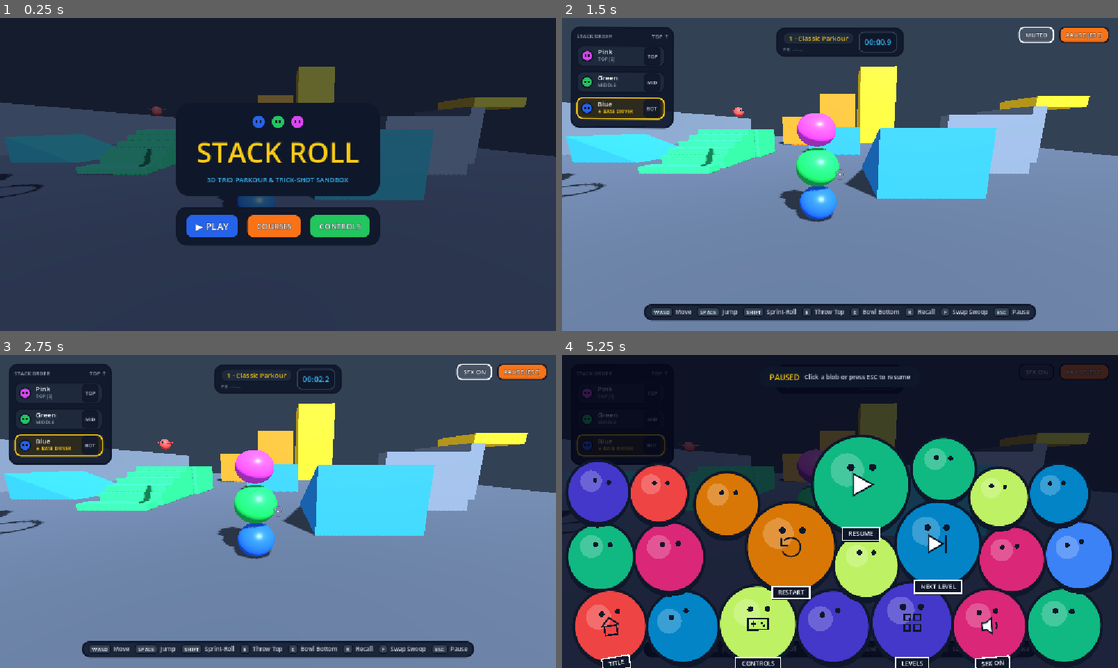
Above: before the commit, frames 1-4 (two rows, left to right).
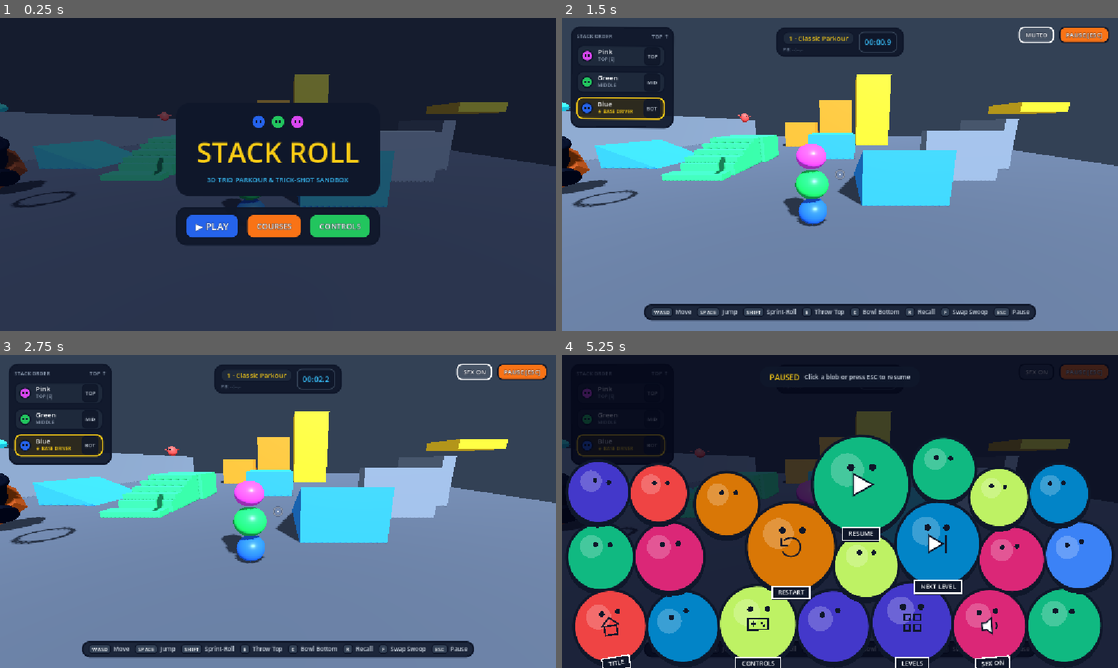
Above: after the commit, the same moments.

Repository: freeeked/godotgame
Game: Godot game, scene res://main.tscn
Two runs of this game, one before a commit and one after it. Both use one fixed random seed, a clock stepped at 60 frames per second and the inputs below.
Inputs (mouse positions are in pixels of both pictures, inside the frame that each line leads up to):
- Up to frame 1 (0.25 s): no input
- Up to frame 2 (1.5 s): click "▶ PLAY" at 0.5 s; click "SFX ON" at 1.25 s
- Up to frame 3 (2.75 s): click "MUTED" at 2 s
- Up to frame 4 (5.25 s): click "PAUSE [ESC]" at 2.75 s; move the mouse to (962, 495) at 3.52 s; hold D (move_right) 3.53-4.25 s; hold Q (center_camera) 3.53-4.25 s; click (962, 495) at 3.67 s; tap E (eject) at 3.8 s; drag from (728, 527) to (812, 574) at 4.27 s; move the mouse to (895, 442) at 5.02 s; hold D (move_right) from 5.03 s (still down); tap V at 5.1 s; click (895, 442) at 5.17 s

The runs differ from the first frame. In frame 1, 7.9% of the frame differs, in the area x 0-100%, y 15-61%; in frame 2, 13%; in frame 3, 13%, in the area x 0-100%, y 15-67%; in frame 4, 3.1%.

Commit message:
new cameras 4 options

Diff:
--- a/scripts/test_main.gd
+++ b/scripts/test_main.gd
@@ -2,14 +2,16 @@
 
 @onready var player_stack: PlayerStack = get_node_or_null("PlayerStack") as PlayerStack
 
-enum CameraFeelMode {
-	SNAPPY = 0,
-	CINEMATIC_FLUID = 1,
+enum CameraFramingStyle {
+	WIDE_OTS = 0,         # Option 1: Wider Splatoon/Ratchet over-the-shoulder offset
+	ODYSSEY_HIGH = 1,     # Option 2: Centered Mario Odyssey camera elevated above top blob
+	DYNAMIC_STACK = 2,    # Option 3: Auto-scales framing with stack count & sprint-roll state
+	ACTION_AIM_SPLIT = 3, # Option 4: Wide platforming view; tightens to OTS on RMB aim or ejected blob
 }
 
-@export_group("Camera Mode & Controls")
-## Active camera preset (SNAPPY for tight platforming, CINEMATIC_FLUID for looser drift and heavier momentum feel).
-@export var camera_mode: CameraFeelMode = CameraFeelMode.SNAPPY
+@export_group("Camera Framing & Controls")
+## Select which camera framing style to use in the editor.
+@export var framing_style: CameraFramingStyle = CameraFramingStyle.DYNAMIC_STACK
 ## Mouse look rotation speed in radians per pixel of cursor movement.
 @export var orbit_sensitivity: float = 0.0034
 ## Keyboard camera rotation speed (I/J/K/L or orbit actions) in radians per second.
@@ -17,7 +19,7 @@
 ## Closest zoom distance (meters) allowed when scrolling in with the mouse wheel.
 @export var min_zoom_distance: float = 4.5
 ## Farthest zoom distance (meters) allowed when scrolling out with the mouse wheel.
-@export var max_zoom_distance: float = 15.0
+@export var max_zoom_distance: float = 16.0
 ## Distance change (meters) applied per mouse wheel scroll notch.
 @export var zoom_step: float = 0.95
 ## Gentle yaw assist (rad/s) when strafing perpendicular to camera (0.0 prevents unwanted horizon drift).
@@ -25,74 +27,79 @@
 ## How long (seconds) manual look input suppresses auto-assist and extra horizon tilt.
 @export var manual_look_grace_time: float = 0.85
 
+@export_group("Core Camera Feel")
+## Critically damped horizontal spring frequency (higher = tighter lock, lower = more elastic surge).
+@export var spring_freq: float = 19.0
+## Vertical tracking smoothing speed toward the grounded floor baseline.
+@export var vert_smooth: float = 9.0
+## Rotational smoothing speed for yaw/pitch orbit (higher = closer to raw 1:1 mouse response).
+@export var orbit_smooth: float = 46.0
+## Smoothing speed when interpolating zoom distance changes.
+@export var zoom_smooth: float = 14.0
+## Smoothing speed when blending between dynamic camera framing states (Options 3 & 4).
+@export var framing_blend_speed: float = 7.5
+## Velocity look-ahead multiplier shifting the aim frame gently on bursts/skids.
+@export var velocity_lead: float = 0.06
+## Forward distance (meters) along camera facing that the look target projects ahead.
+@export var look_ahead_forward: float = 1.8
+## Maximum camera roll tilt (degrees) when banking into turns.
+@export var bank_roll_deg: float = 0.75
+## Resting field of view (degrees) at normal movement speeds.
+@export var base_fov: float = 74.0
+## Peak field of view (degrees) during sprint-rolls, long jumps, swoops, or cannon boosts.
+@export var boost_fov: float = 79.0
+
+@export_group("Option 1 - Wide Over-The-Shoulder")
+@export var wide_ots_distance: float = 8.9
+@export var wide_ots_shoulder_x: float = 1.6
+@export var wide_ots_pivot_height: float = 1.65
+@export var wide_ots_look_height: float = 1.95
+@export var wide_ots_default_pitch: float = -0.15
+
+@export_group("Option 2 - Odyssey High Centered")
+@export var odyssey_distance: float = 9.4
+@export var odyssey_shoulder_x: float = 0.0
+@export var odyssey_pivot_height: float = 2.55
+@export var odyssey_look_height: float = 2.95
+@export var odyssey_default_pitch: float = -0.25
+
+@export_group("Option 3 - Dynamic Stack-Height")
+## Framing values when stacked 3 blobs tall.
+@export var dyn_tall_distance: float = 9.3
+@export var dyn_tall_shoulder_x: float = 1.45
+@export var dyn_tall_pivot_height: float = 2.35
+@export var dyn_tall_look_height: float = 2.65
+## Framing values when down to 1 blob or flat sprint-rolling.
+@export var dyn_low_distance: float = 7.0
+@export var dyn_low_shoulder_x: float = 0.85
+@export var dyn_low_pivot_height: float = 1.3
+@export var dyn_low_look_height: float = 1.55
+@export var dyn_default_pitch: float = -0.18
+
+@export_group("Option 4 - Action / Aim Split")
+## Relaxed platforming view when moving freely.
+@export var split_explore_distance: float = 9.6
+@export var split_explore_shoulder_x: float = 0.25
+@export var split_explore_pivot_height: float = 2.4
+@export var split_explore_look_height: float = 2.75
+## Tightened aim view when holding Right Mouse Button or while a blob is ejected.
+@export var split_aim_distance: float = 7.4
+@export var split_aim_shoulder_x: float = 1.55
+@export var split_aim_pivot_height: float = 1.65
+@export var split_aim_look_height: float = 1.9
+@export var split_default_pitch: float = -0.18
+
+@export_group("Wall Avoidance & Vertical Deadzone")
 ## Sphere-cast padding radius (meters) keeping the camera from clipping into walls and floors.
 @export var camera_collision_margin: float = 0.28
 ## How fast the camera tucks inward when blocked by a wall (higher = prevents clipping).
 @export var camera_collide_in_speed: float = 34.0
 ## How smoothly the camera glides back out after passing a wall corner (prevents flicker).
 @export var camera_collide_out_speed: float = 8.5
-
-@export_group("Grounded Vertical Hysteresis")
 ## Upward jump deadzone (meters) above last grounded height before camera rises to follow climbs.
 @export var vertical_deadzone_up: float = 2.6
 ## Downward drop deadzone (meters) below last grounded height before camera drops to follow falls.
 @export var vertical_deadzone_down: float = 0.75
-
-@export_group("Snappy Camera Tuning")
-## Default follow distance (meters) behind the stack in Snappy mode.
-@export var snappy_follow_distance: float = 7.6
-## Horizontal over-the-shoulder offset (meters) to keep the crosshair clear of the stack.
-@export var snappy_shoulder_offset_x: float = 0.9
-## Vertical height (meters) above the base blob where the camera rig orbits.
-@export var snappy_pivot_height: float = 1.5
-## Vertical height (meters) above the base blob where the camera aims.
-@export var snappy_look_ahead_height: float = 1.85
-## Forward distance (meters) along camera facing that the look target projects ahead.
-@export var snappy_look_ahead_forward: float = 1.6
-## Velocity look-ahead multiplier shifting the aim frame gently on bursts/skids.
-@export var snappy_velocity_lead: float = 0.045
-## Critically damped horizontal spring frequency (higher = tighter lock, lower = more elastic surge).
-@export var snappy_spring_freq: float = 18.0
-## Vertical tracking smoothing speed toward the grounded floor baseline.
-@export var snappy_vert_smooth: float = 7.5
-## Rotational smoothing speed for yaw/pitch orbit (higher = closer to raw 1:1 mouse response).
-@export var snappy_orbit_smooth: float = 48.0
-## Smoothing speed when interpolating zoom distance changes.
-@export var snappy_zoom_smooth: float = 16.0
-## Maximum camera roll tilt (degrees) when banking into turns (keep low to avoid nausea).
-@export var snappy_bank_roll_deg: float = 0.55
-## Resting field of view (degrees) at normal movement speeds in Snappy mode.
-@export var snappy_base_fov: float = 72.0
-## Peak field of view (degrees) during sprint-rolls, long jumps, swoops, or cannon boosts.
-@export var snappy_boost_fov: float = 76.0
-
-@export_group("Cinematic Fluid Camera Tuning")
-## Default follow distance (meters) behind the stack in Cinematic Fluid mode.
-@export var fluid_follow_distance: float = 8.6
-## Horizontal over-the-shoulder offset (meters) in Cinematic Fluid mode.
-@export var fluid_shoulder_offset_x: float = 1.1
-## Vertical height (meters) above the base blob where the camera rig orbits in Fluid mode.
-@export var fluid_pivot_height: float = 1.65
-## Vertical height (meters) above the base blob where the camera aims in Fluid mode.
-@export var fluid_look_ahead_height: float = 2.0
-## Forward distance (meters) along camera facing that the look target projects ahead in Fluid mode.
-@export var fluid_look_ahead_forward: float = 2.4
-## Velocity look-ahead multiplier shifting the aim frame ahead of high-speed movement in Fluid mode.
-@export var fluid_velocity_lead: float = 0.085
-## Critically damped horizontal spring frequency (lower values let the blobs visibly surge ahead on bursts).
-@export var fluid_spring_freq: float = 13.0
-## Vertical tracking smoothing speed toward the grounded floor baseline in Fluid mode.
-@export var fluid_vert_smooth: float = 5.5
-## Rotational smoothing speed for yaw/pitch orbit in Fluid mode.
-@export var fluid_orbit_smooth: float = 42.0
-## Smoothing speed when interpolating zoom distance changes in Fluid mode.
-@export var fluid_zoom_smooth: float = 10.0
-## Maximum camera roll tilt (degrees) during high-speed sprint-roll curves and skids.
-@export var fluid_bank_roll_deg: float = 1.25
-## Resting field of view (degrees) at normal movement speeds in Fluid mode.
-@export var fluid_base_fov: float = 74.0
-## Peak field of view (degrees) during high-speed states in Fluid mode.
-@export var fluid_boost_fov: float = 81.0
 
 var _camera_rig: Node3D
 var _camera: Camera3D
@@ -101,16 +108,21 @@
 var _dust: DustParticles
 
 var _target_yaw: float = 0.0
-var _target_pitch: float = -0.16
+var _target_pitch: float = -0.18
 var _current_yaw: float = 0.0
-var _current_pitch: float = -0.16
+var _current_pitch: float = -0.18
 var _prev_yaw: float = 0.0
 var _manual_orbit_yield_timer: float = 0.0
 
-var _target_zoom_distance: float = 7.6
-var _current_zoom_distance: float = 7.6
-var _smoothed_collision_dist: float = 7.6
+var _user_zoom_offset: float = 0.0
+var _current_zoom_distance: float = 8.5
+var _smoothed_collision_dist: float = 8.5
 var _smoothed_boost_ratio: float = 0.0
+
+# Smoothed framing parameters across dynamic options
+var _cur_shoulder_x: float = 1.2
+var _cur_pivot_height: float = 2.0
+var _cur_look_height: float = 2.3
 
 # Critically damped spring follow & grounded vertical hysteresis state
 var _spring_follow_pos: Vector3 = Vector3.ZERO
@@ -126,9 +138,13 @@
 var _roll_tick_accum: float = 0.0
 
 func _ready() -> void:
-	var default_dist := _get_mode_follow_distance()
-	_target_zoom_distance = clampf(default_dist, min_zoom_distance, max_zoom_distance)
-	_current_zoom_distance = _target_zoom_distance
+	var initial := _compute_desired_framing()
+	_target_pitch = initial["pitch"]
+	_current_pitch = _target_pitch
+	_cur_shoulder_x = initial["shoulder_x"]
+	_cur_pivot_height = initial["pivot_height"]
+	_cur_look_height = initial["look_height"]
+	_current_zoom_distance = clampf(initial["distance"], min_zoom_distance, max_zoom_distance)
 	_smoothed_collision_dist = _current_zoom_distance
 
 	_setup_lighting_if_needed()
@@ -163,6 +179,57 @@
 			_smoothed_collision_dist = _current_zoom_distance
 		)
 		_refresh_stack_hud()
+
+func _compute_desired_framing() -> Dictionary:
+	match framing_style:
+		CameraFramingStyle.WIDE_OTS:
+			return {
+				"distance": wide_ots_distance,
+				"shoulder_x": wide_ots_shoulder_x,
+				"pivot_height": wide_ots_pivot_height,
+				"look_height": wide_ots_look_height,
+				"pitch": wide_ots_default_pitch,
+			}
+		CameraFramingStyle.ODYSSEY_HIGH:
+			return {
+				"distance": odyssey_distance,
+				"shoulder_x": odyssey_shoulder_x,
+				"pivot_height": odyssey_pivot_height,
+				"look_height": odyssey_look_height,
+				"pitch": odyssey_default_pitch,
+			}
+		CameraFramingStyle.DYNAMIC_STACK:
+			var height_t := 1.0
+			if player_stack != null:
+				var count_t := clampf(float(player_stack._active_nodes.size() - 1) / 2.0, 0.0, 1.0)
+				var roll_damp := 1.0 - clampf(player_stack._roll_blend, 0.0, 1.0) * 0.85
+				height_t = count_t * roll_damp
+			return {
+				"distance": lerpf(dyn_low_distance, dyn_tall_distance, height_t),
+				"shoulder_x": lerpf(dyn_low_shoulder_x, dyn_tall_shoulder_x, height_t),
+				"pivot_height": lerpf(dyn_low_pivot_height, dyn_tall_pivot_height, height_t),
+				"look_height": lerpf(dyn_low_look_height, dyn_tall_look_height, height_t),
+				"pitch": dyn_default_pitch,
+			}
+		CameraFramingStyle.ACTION_AIM_SPLIT:
+			var is_aiming := Input.is_mouse_button_pressed(MOUSE_BUTTON_RIGHT)
+			if not is_aiming and player_stack != null:
+				is_aiming = not player_stack._ejected_nodes.is_empty()
+			var aim_t := 1.0 if is_aiming else 0.0
+			return {
+				"distance": lerpf(split_explore_distance, split_aim_distance, aim_t),
+				"shoulder_x": lerpf(split_explore_shoulder_x, split_aim_shoulder_x, aim_t),
+				"pivot_height": lerpf(split_explore_pivot_height, split_aim_pivot_height, aim_t),
+				"look_height": lerpf(split_explore_look_height, split_aim_look_height, aim_t),
+				"pitch": split_default_pitch,
+			}
+	return {
+		"distance": dyn_tall_distance,
+		"shoulder_x": dyn_tall_shoulder_x,
+		"pivot_height": dyn_tall_pivot_height,
+		"look_height": dyn_tall_look_height,
+		"pitch": dyn_default_pitch,
+	}
 
 func _reset_level_contraptions() -> void:
 	for node: Node in find_children("*", "", true, false):
@@ -242,15 +309,6 @@
 		_hud.restart_requested.connect(func() -> void:
 			_sound.play(&"ui_back", 0.85)
 		)
-
-func toggle_camera_mode() -> void:
-	camera_mode = CameraFeelMode.CINEMATIC_FLUID if camera_mode == CameraFeelMode.SNAPPY else CameraFeelMode.SNAPPY
-	_target_zoom_distance = clampf(_get_mode_follow_distance(), min_zoom_distance, max_zoom_distance)
-	if _sound != null:
-		_sound.play(&"ui_slide", 0.65)
-
-func _get_mode_follow_distance() -> float:
-	return fluid_follow_distance if camera_mode == CameraFeelMode.CINEMATIC_FLUID else snappy_follow_distance
 
 func _refresh_stack_hud() -> void:
 	if _hud != null and player_stack != null:
@@ -319,7 +377,7 @@
 	elif _camera.get_parent() != _camera_rig:
 		_camera.reparent(_camera_rig)
 
-	_camera.fov = snappy_base_fov if camera_mode == CameraFeelMode.SNAPPY else fluid_base_fov
+	_camera.fov = base_fov
 	_camera.current = true
 
 func _cast_camera_ray(from_pos: Vector3, to_pos: Vector3, exclude_rids: Array[RID]) -> float:
@@ -387,6 +445,7 @@
 	_smoothed_collision_dist = lerpf(_smoothed_collision_dist, target_dist, 1.0 - exp(-rate * delta))
 
 	return safe_shoulder + cam_dir * minf(_smoothed_collision_dist, desired_dist)
+
 func _unhandled_input(event: InputEvent) -> void:
 	if event is InputEventKey and event.pressed and not event.echo:
 		if event.physical_keycode == KEY_ESCAPE:
@@ -408,16 +467,15 @@
 			if Input.mouse_mode != Input.MOUSE_MODE_CAPTURED:
 				Input.mouse_mode = Input.MOUSE_MODE_CAPTURED
 		elif event.button_index == MOUSE_BUTTON_WHEEL_UP:
-			_target_zoom_distance = clampf(_target_zoom_distance - zoom_step, min_zoom_distance, max_zoom_distance)
+			_user_zoom_offset -= zoom_step
 		elif event.button_index == MOUSE_BUTTON_WHEEL_DOWN:
-			_target_zoom_distance = clampf(_target_zoom_distance + zoom_step, min_zoom_distance, max_zoom_distance)
+			_user_zoom_offset += zoom_step
 	elif event is InputEventKey and event.pressed and not event.echo:
-		if event.physical_keycode == KEY_V or event.physical_keycode == KEY_TAB:
-			toggle_camera_mode()
-		elif event.physical_keycode == KEY_Q or (InputMap.has_action("center_camera") and event.is_action_pressed("center_camera")):
+		if event.physical_keycode == KEY_Q or (InputMap.has_action("center_camera") and event.is_action_pressed("center_camera")):
+			var preset := _compute_desired_framing()
 			_target_yaw = 0.0
-			_target_pitch = -0.16
-			_target_zoom_distance = clampf(_get_mode_follow_distance(), min_zoom_distance, max_zoom_distance)
+			_target_pitch = preset["pitch"]
+			_user_zoom_offset = 0.0
 			_manual_orbit_yield_timer = manual_look_grace_time
 			if _sound != null:
 				_sound.play(&"ui_slide", 0.55, 1.1)
@@ -489,20 +547,19 @@
 			_sound.stop_roll_hum(0.14)
 			_roll_tick_accum = 0.0
 
-	var is_fluid := camera_mode == CameraFeelMode.CINEMATIC_FLUID
-	var mode_dist := fluid_follow_distance if is_fluid else snappy_follow_distance
-	var mode_shoulder := fluid_shoulder_offset_x if is_fluid else snappy_shoulder_offset_x
-	var mode_pivot_h := fluid_pivot_height if is_fluid else snappy_pivot_height
-	var mode_look_h := fluid_look_ahead_height if is_fluid else snappy_look_ahead_height
-	var mode_look_fwd := fluid_look_ahead_forward if is_fluid else snappy_look_ahead_forward
-	var vel_lead_scale := fluid_velocity_lead if is_fluid else snappy_velocity_lead
-	var spring_freq := fluid_spring_freq if is_fluid else snappy_spring_freq
-	var v_smooth := fluid_vert_smooth if is_fluid else snappy_vert_smooth
-	var orbit_smooth := fluid_orbit_smooth if is_fluid else snappy_orbit_smooth
-	var zoom_smooth := fluid_zoom_smooth if is_fluid else snappy_zoom_smooth
-	var max_bank_deg := fluid_bank_roll_deg if is_fluid else snappy_bank_roll_deg
-	var base_fov := fluid_base_fov if is_fluid else snappy_base_fov
-	var boost_fov := fluid_boost_fov if is_fluid else snappy_boost_fov
+	var framing := _compute_desired_framing()
+	var base_dist: float = framing["distance"]
+	var target_shoulder: float = framing["shoulder_x"]
+	var target_pivot_h: float = framing["pivot_height"]
+	var target_look_h: float = framing["look_height"]
+
+	_user_zoom_offset = clampf(_user_zoom_offset, min_zoom_distance - base_dist, max_zoom_distance - base_dist)
+	var target_zoom_dist := clampf(base_dist + _user_zoom_offset, min_zoom_distance, max_zoom_distance)
+
+	var frame_alpha := 1.0 - exp(-framing_blend_speed * delta)
+	_cur_shoulder_x = lerpf(_cur_shoulder_x, target_shoulder, frame_alpha)
+	_cur_pivot_height = lerpf(_cur_pivot_height, target_pivot_h, frame_alpha)
+	_cur_look_height = lerpf(_cur_look_height, target_look_h, frame_alpha)
 
 	var raw_anchor := player_stack.get_leader_position()
 	if not _has_anchor:
@@ -532,7 +589,7 @@
 			elif raw_anchor.y < _grounded_base_y - vertical_deadzone_down:
 				_grounded_base_y = lerpf(_grounded_base_y, raw_anchor.y + vertical_deadzone_down, 1.0 - exp(-8.0 * delta))
 
-		_smoothed_track_y = lerpf(_smoothed_track_y, _grounded_base_y, 1.0 - exp(-v_smooth * delta))
+		_smoothed_track_y = lerpf(_smoothed_track_y, _grounded_base_y, 1.0 - exp(-vert_smooth * delta))
 
 	# Subtle movement-assisted yaw only when not manually looking or skidding
 	var pre_yaw_basis := Basis(Vector3.UP, _current_yaw)
@@ -545,8 +602,8 @@
 
 	_current_yaw = lerp_angle(_current_yaw, _target_yaw, 1.0 - exp(-orbit_smooth * delta))
 	_current_pitch = lerpf(_current_pitch, _target_pitch, 1.0 - exp(-orbit_smooth * delta))
-	_current_zoom_distance = lerpf(_current_zoom_distance, _target_zoom_distance, 1.0 - exp(-zoom_smooth * delta))
-	var zoom_ratio := clampf(_current_zoom_distance / maxf(0.1, mode_dist), 0.7, 1.65)
+	_current_zoom_distance = lerpf(_current_zoom_distance, target_zoom_dist, 1.0 - exp(-zoom_smooth * delta))
+	var zoom_ratio := clampf(_current_zoom_distance / maxf(0.1, base_dist), 0.7, 1.65)
 
 	# Dampen camera shake slightly for comfortable prolonged play
 	var shake := player_stack.camera_shake_offset * 0.65
@@ -555,44 +612,43 @@
 	var forward_vec := -yaw_basis.z
 
 	# Keep look-ahead subtle so the camera frames upcoming jumps without swinging sideways
-	var target_vel_lead := horiz_vel * vel_lead_scale
+	var target_vel_lead := horiz_vel * velocity_lead
 	var yaw_rate := clampf(wrapf(_current_yaw - _prev_yaw, -PI, PI) / maxf(0.0001, delta), -3.0, 3.0)
 	var manual_damp := 0.35 if _manual_orbit_yield_timer > 0.0 else 1.0
-	var curve_bank := player_stack._turn_bank_angle * (6.0 if is_fluid else 3.0) * manual_damp
-	var target_bank := deg_to_rad(clampf(-yaw_rate * 0.14 - curve_bank, -max_bank_deg, max_bank_deg))
+	var curve_bank := player_stack._turn_bank_angle * 3.5 * manual_damp
+	var target_bank := deg_to_rad(clampf(-yaw_rate * 0.14 - curve_bank, -bank_roll_deg, bank_roll_deg))
 	_prev_yaw = _current_yaw
 
 	_smoothed_vel_lead = _smoothed_vel_lead.lerp(target_vel_lead, 1.0 - exp(-6.0 * delta))
 	_smoothed_bank_roll = lerpf(_smoothed_bank_roll, target_bank, 1.0 - exp(-7.0 * delta))
 
 	var target_boost_ratio: float = player_stack.get_speed_fov_ratio() if player_stack.has_method("get_speed_fov_ratio") else (1.0 if player_stack.is_high_speed_state() else 0.0)
-	var boost_rate: float = (4.5 if is_fluid else 6.0) if target_boost_ratio > _smoothed_boost_ratio else (2.4 if is_fluid else 3.2)
+	var boost_rate := 5.5 if target_boost_ratio > _smoothed_boost_ratio else 3.0
 	_smoothed_boost_ratio = lerpf(_smoothed_boost_ratio, target_boost_ratio, 1.0 - exp(-boost_rate * delta))
 
-	# Keep the pivot anchored to the spring follow position without sliding the pivot laterally with velocity
 	var tracked_anchor := Vector3(_spring_follow_pos.x, _smoothed_track_y, _spring_follow_pos.z)
-	var active_shoulder := mode_shoulder * lerpf(0.85, 1.15, clampf((zoom_ratio - 0.7) / 0.95, 0.0, 1.0))
+	var active_shoulder := _cur_shoulder_x * lerpf(0.85, 1.15, clampf((zoom_ratio - 0.7) / 0.95, 0.0, 1.0))
 	var up_aim_lift := maxf(0.0, _current_pitch) * 0.75
 
-	var center_pivot := Vector3(raw_anchor.x, _smoothed_track_y, raw_anchor.z) + Vector3.UP * (mode_pivot_h + up_aim_lift)
+	var center_pivot := Vector3(raw_anchor.x, _smoothed_track_y, raw_anchor.z) + Vector3.UP * (_cur_pivot_height + up_aim_lift)
 	var desired_shoulder_pivot := (
 		tracked_anchor
-		+ Vector3.UP * (mode_pivot_h + up_aim_lift)
+		+ Vector3.UP * (_cur_pivot_height + up_aim_lift)
 		+ right_vec * active_shoulder
 		+ shake
 	)
 
 	var rot := Basis.from_euler(Vector3(_current_pitch, _current_yaw, 0.0))
-	var dyn_dist := _current_zoom_distance + (0.85 if is_fluid else 0.45) * _smoothed_boost_ratio
+	var dyn_dist := _current_zoom_distance + 0.55 * _smoothed_boost_ratio
 	var desired_cam_pos := desired_shoulder_pivot + rot * Vector3(0.0, 0.0, dyn_dist)
 	var safe_cam_pos := _resolve_wall_safe_camera(center_pivot, desired_shoulder_pivot, desired_cam_pos, delta)
 	var pitch_aim_y := tan(_current_pitch) * 7.2
 	var look_target := (
 		tracked_anchor
 		+ Vector3(_smoothed_vel_lead.x, 0.0, _smoothed_vel_lead.z)
-		+ Vector3.UP * (mode_look_h + pitch_aim_y)
+		+ Vector3.UP * (_cur_look_height + pitch_aim_y)
 		+ right_vec * (active_shoulder * 0.92)
-		+ forward_vec * mode_look_fwd
+		+ forward_vec * look_ahead_forward
 		+ shake * 0.5
 	)
 
